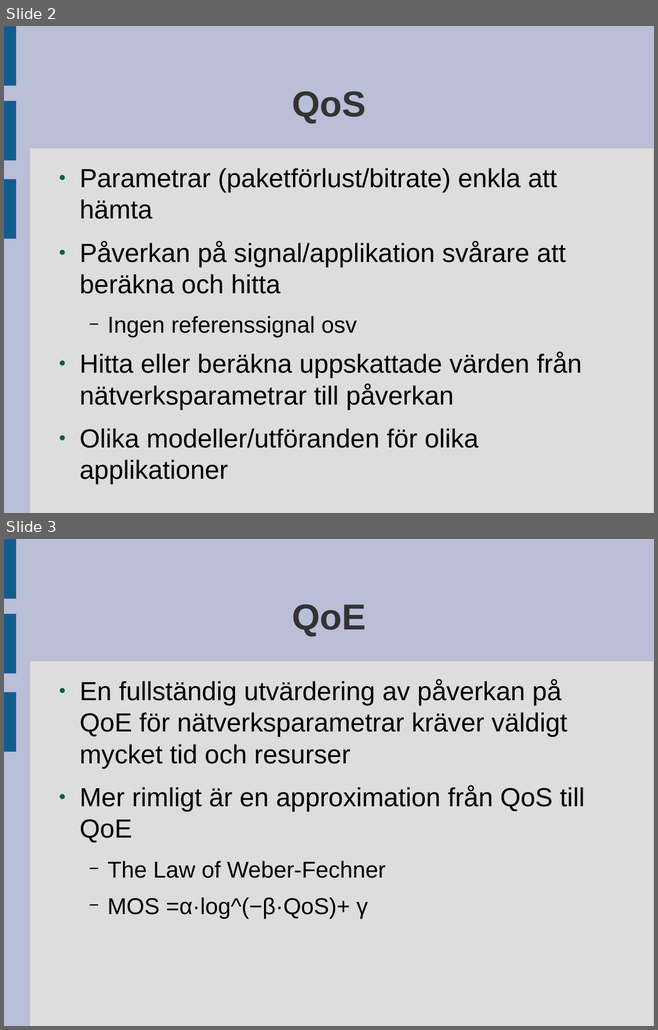
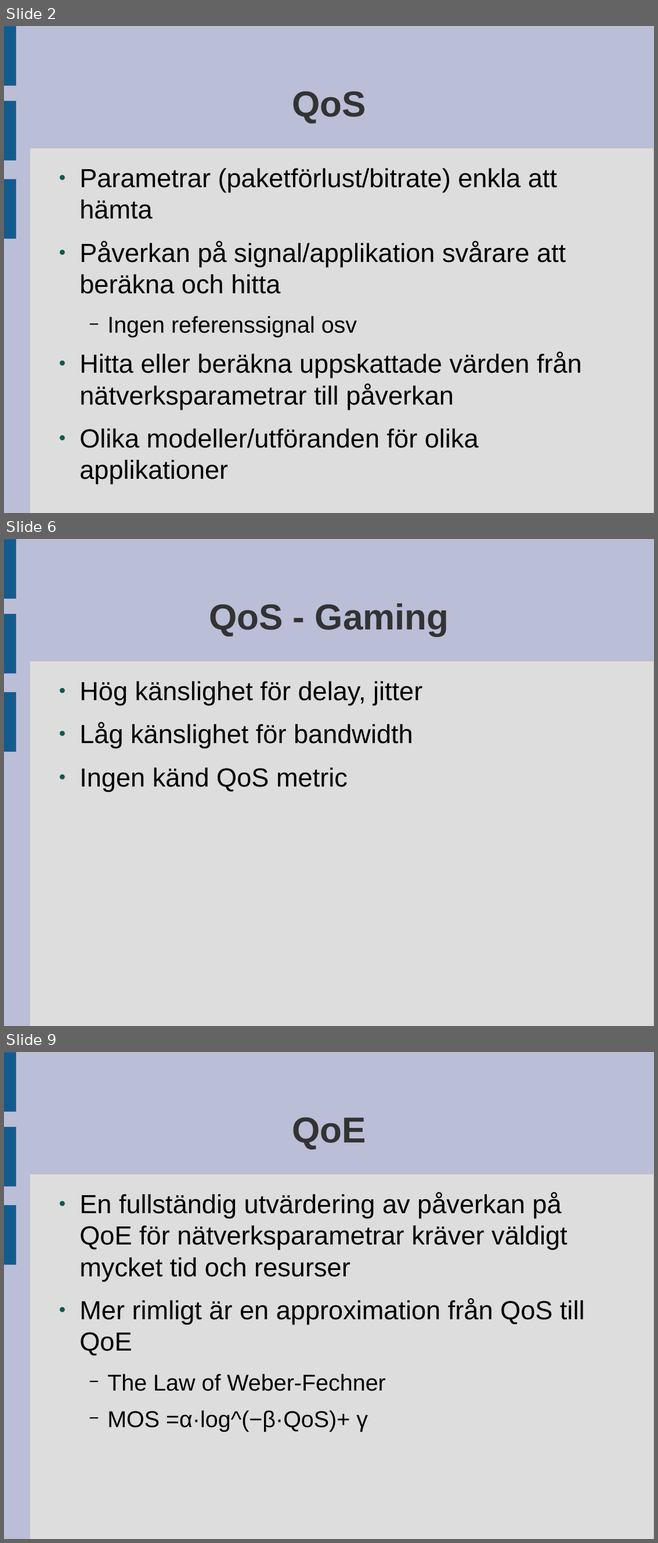
Before and after one commit to visse509/Dissertation, a slide deck: Presentation_möte.odp. Shown one above the other, each under a label of ours: slides 2 and 3 before the commit, slides 2, 6 and 9 after it; the slides between them are not shown. The pictures are 658x1030 and 658x1543 pixels, drawn with LibreOffice and Linux fonts; fonts in the diff are those of the drawing. Boxes give left, top, right and bottom in pixels: in the first picture for what was removed or moved away, otherwise in the second. Text is boxed around its words. In the diff, an @@ line names an element or a change of style, - is before the commit and + after.

```diff
--- a/Presentation_möte.odp
+++ b/Presentation_möte.odp
@@ slide 6 added at bbox=[4, 539, 654, 1026], background #BABED6; not listed: 4 template elements that a slide beside it also shows @@
@@ title added at bbox=[209, 603, 449, 636], 44 pt, text #333333, bold @@
+QoS - Gaming
@@ text added at bbox=[79, 681, 422, 791], 32 pt, text #000000 @@
+● Hög känslighet för delay, jitter
+● Låg känslighet för bandwidth
+● Ingen känd QoS metric
@@ what was slide 3 is now slide 9 @@
```
Also in this commit, not shown: 6 other slides added, 1 other file.
